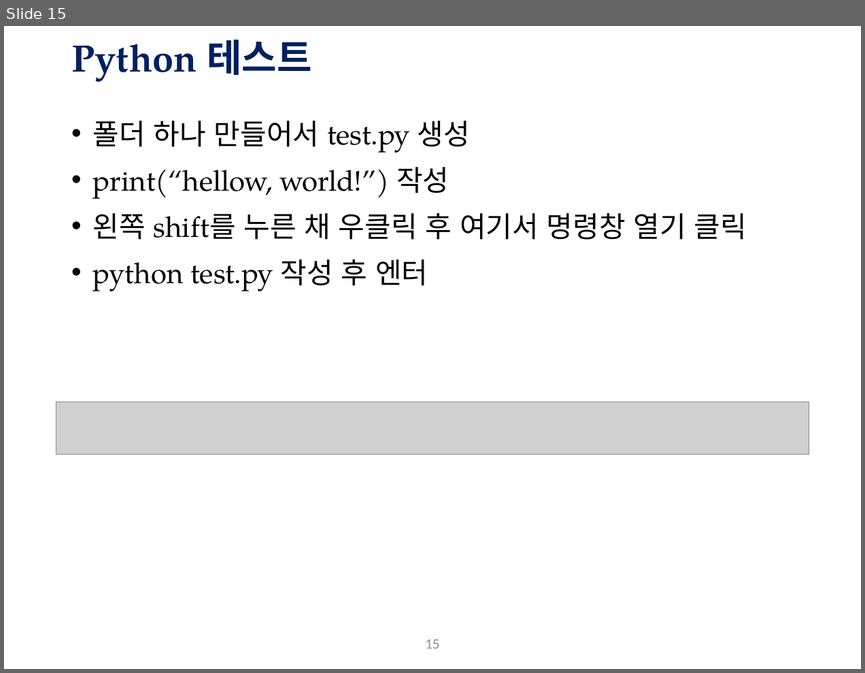
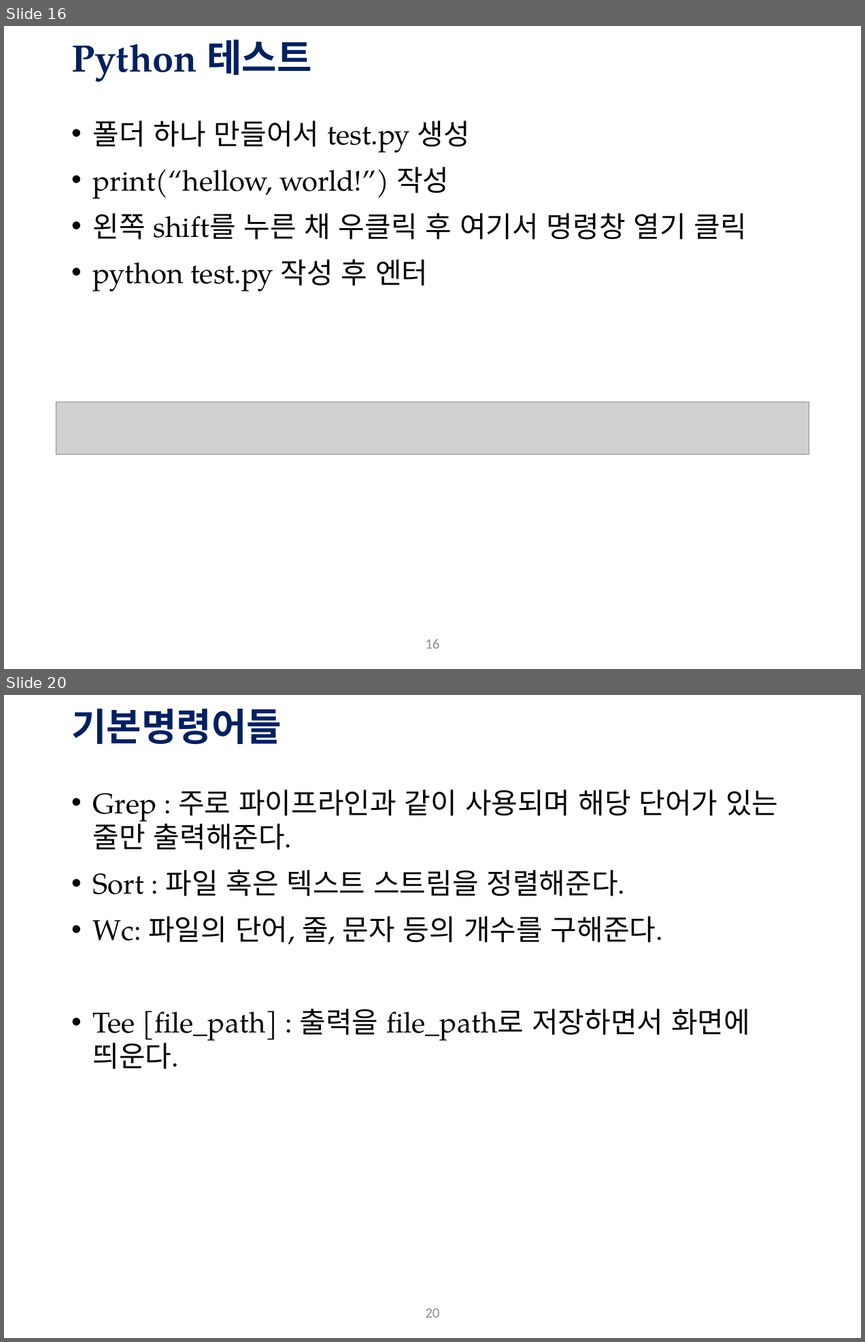
Before and after one commit to Hagazzusa/gykim.github.io, a slide deck: data/ot&env.pptx. Shown one above the other, each under a label of ours: slide 15 before the commit, slides 16 and 20 after it; the slides between them are not shown. The pictures are 865x673 and 865x1342 pixels, drawn with LibreOffice and Linux fonts; fonts in the diff are those of the drawing; grey boxes stand for pictures; background and template pictures are left out. Boxes give left, top, right and bottom in pixels: in the first picture for what was removed or moved away, otherwise in the second. Text is boxed around its words. In the diff, an @@ line names an element or a change of style, - is before the commit and + after.

```diff
--- a/data/ot&env.pptx
+++ b/data/ot&env.pptx
@@ slide 20 added at (4, 695, 861, 1338), background #FFFFFF; not listed: 1 template element that a slide beside it also shows @@
@@ title added at (71, 709, 281, 744), 32 pt, text #002060, bold @@
+기본명령어들
@@ text added at (93, 790, 778, 1069), 24 pt, text #000000 @@
+• Grep : 주로 파이프라인과 같이 사용되며 해당 단어가 있는 줄만 출력해준다.
+• Sort : 파일 혹은 텍스트 스트림을 정렬해준다.
+• Wc: 파일의 단어, 줄, 문자 등의 개수를 구해준다.
+• Tee [file_path] : 출력을 file_path로 저장하면서 화면에 띄운다.
@@ what was slide 15 is now slide 16 @@
@@ page number at (425, 639, 439, 648): text changed @@
-15
+16
```
Also in this commit, not shown: 3 slides changed, 13 other slides added, 1 slide removed.
